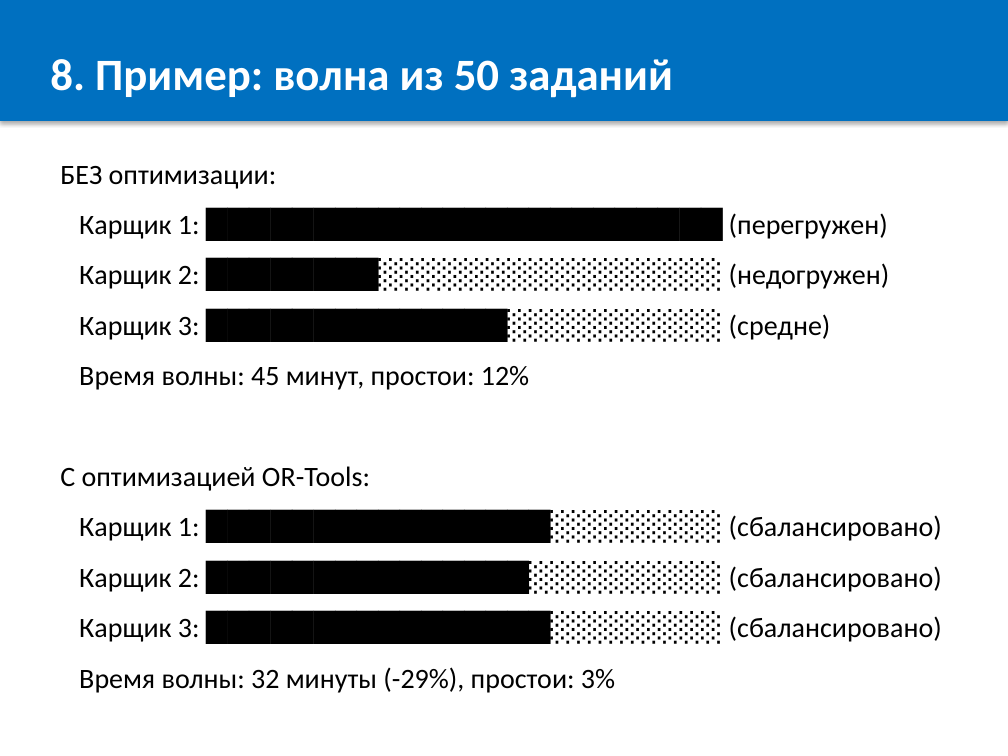
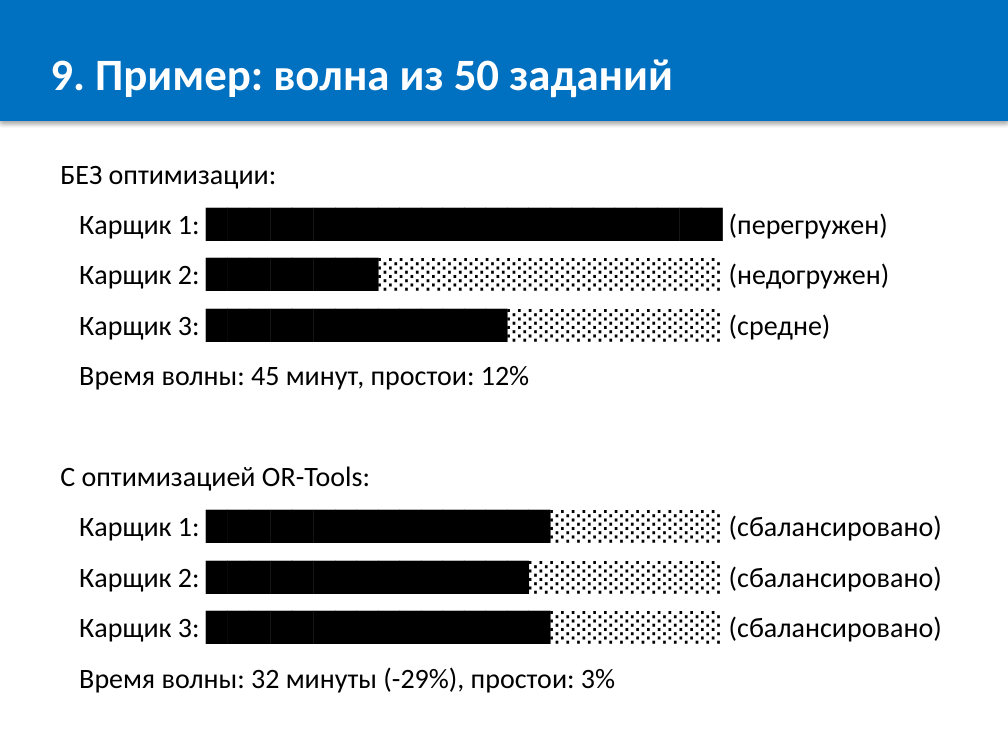
Before and after one commit to OnicaIon/WMSOpti, a slide deck: slide 10 of docs/WMS_Buffer_Optimization.pptx (slide 9 before the commit). Drawn at 1008x756 pixels with LibreOffice and Linux fonts; fonts in the diff are those of the drawing. Boxes give left, top, right and bottom in pixels: in the first picture for what was removed or moved away, otherwise in the second. Text is boxed around its words. In the diff, an @@ line names an element or a change of style, - is before the commit and + after.

```diff
--- a/docs/WMS_Buffer_Optimization.pptx
+++ b/docs/WMS_Buffer_Optimization.pptx
@@ text in rectangle at (x1=50, y1=59, x2=673, y2=98): text changed @@
-8. Пример: волна из 50 заданий
+9. Пример: волна из 50 заданий
```
Also in this commit, not shown: 6 other slides changed, 1 slide added, 2 other files.
